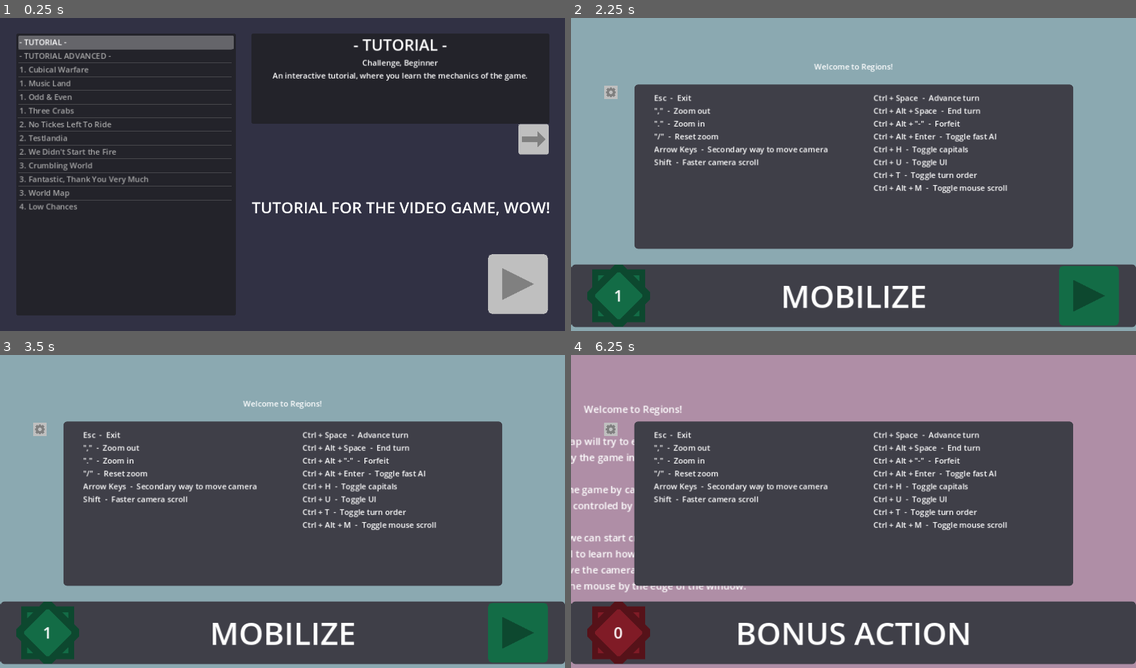
Above: before the commit, frames 1-4 (two rows, left to right).
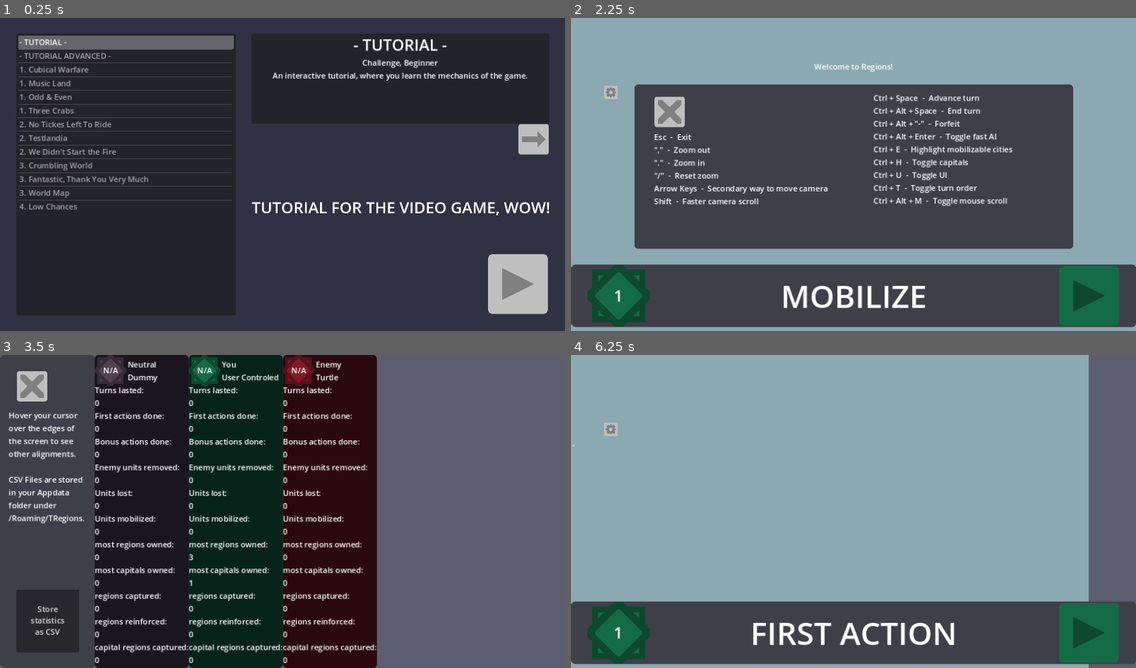
Above: after the commit, the same moments.

Repository: Tab-e-n/tabin_regions
Game: Godot game, scene res://setup_scene.tscn
Same seed, same stepped clock (60 frames per second), same inputs: the game is played once before the commit and once after it.
Inputs (mouse positions are in pixels of both pictures, inside the frame that each line leads up to):
- Up to frame 1 (0.25 s): no input
- Up to frame 2 (2.25 s): click (1090, 284) at 0.5 s; click (1090, 296) at 1.25 s; click (610, 93) at 2 s
- Up to frame 3 (3.5 s): click (96, 448) at 2.77 s
- Up to frame 4 (6.25 s): click (604, 386) at 3.52 s; click (1090, 621) at 4.27 s; tap Enter at 5 s; move the mouse to (977, 495) at 5.02 s; hold Right (right) 5.03-5.78 s; hold Shift (shift) 5.03-5.78 s; click (977, 495) at 5.17 s; move the mouse to (740, 527) at 5.77 s; hold Down (down) from 5.78 s (still down); tap . (zoom_in) at 5.85 s; click (740, 527) at 5.92 s

The runs differ from the first frame. In frame 1, less than 0.1% of the frame differs, in the area x 91-92%, y 34-35%; in frame 2, 2.9%; in frame 3, 95%, in the area x 0-100%, y 0-100%; in frame 4, 85%.

Commit message:
More Mouse Control, CSV stats export

Diff:
--- a/AI/AIControler.gd
+++ b/AI/AIControler.gd
@@ -11,6 +11,7 @@
 var thinking_timer : float = THINKING_TIMER_DEFAULT
 
 enum {CONTROLER_USER, CONTROLER_DEFAULT, CONTROLER_TURTLE, CONTROLER_NEURAL, CONTROLER_CHEATER, CONTROLER_DUMMY}
+const CONTROLER_NAMES : Array = ["User Controled", "Simple", "Turtle", "Neural", "Cheater", "Dummy"]
 const PACKED_CONTROLERS : Array = [
 	null, # CONTROLER_USER (can be just null)
 	preload("res://AI/AINormal.gd"), # CONTROLER_DEFAULT
@@ -19,6 +20,7 @@
 	preload("res://AI/AINormal.gd"), # CONTROLER_CHEATER
 	preload("res://AI/AIDummy.gd") # CONTROLER_DUMMY
 ]
+
 
 var current_alignment : int
 var current_controler : int
--- a/GameCamera.gd
+++ b/GameCamera.gd
@@ -179,12 +179,12 @@
 
 	if Input.is_action_just_pressed("escape"):
 		if LeaveMessage.visible:
-			get_tree().change_scene_to_file("res://stats.tscn")
+			leave()
 		LeaveMessage.visible = true
 	if win_timer > 0:
 		win_timer -= delta
 		if win_timer <= 0:
-			get_tree().change_scene_to_file("res://stats.tscn")
+			leave()
 			return
 
 	if hovering_advance_turn or hovering_turn_order:
@@ -417,3 +417,7 @@
 
 func hide_attacks():
 	Attacks.visible = false
+
+
+func leave():
+	get_tree().change_scene_to_file("res://stats.tscn")
--- a/GameStats.gd
+++ b/GameStats.gd
@@ -1,7 +1,7 @@
 extends Node
 
 
-var default_stats : Dictionary = {
+var DEFAULT_STATS : Dictionary = {
 	"alignment name" : "",
 	"align color" : Color(0, 0, 0, 0),
 	"controler" : 0,
@@ -26,7 +26,7 @@
 	stats.clear()
 	stats.resize(align_amount)
 	for i in range(align_amount):
-		stats[i] = default_stats.duplicate()
+		stats[i] = DEFAULT_STATS.duplicate()
 
 
 func stat_exists(align : int, key : String) -> bool:
@@ -57,3 +57,38 @@
 	if not stat_exists(align, key):
 		return null
 	return stats[align][key]
+
+
+func stat_keys_as_strings() -> PackedStringArray:
+	return DEFAULT_STATS.keys()
+
+
+func stats_as_strings(align : int) -> PackedStringArray:
+	var str_stats : PackedStringArray = []
+	for i in DEFAULT_STATS.keys():
+		if i in ["alignment name", "placement"]:
+			str_stats.append(stats[align][i])
+		elif i == "align color":
+			str_stats.append("#" + stats[align][i].to_html(false))
+		elif i == "controler":
+			str_stats.append(AIControler.CONTROLER_NAMES[stats[align][i]])
+		else:
+			str_stats.append(String.num(stats[align][i]))
+
+	return str_stats
+
+
+func save_as_csv(file_name : String):
+	if FileAccess.file_exists("user://" + file_name + ".csv"):
+		var i : int = 1
+		while FileAccess.file_exists("user://" + file_name + str(i) + ".csv"):
+			i += 1
+		file_name += str(i)
+
+	var file = FileAccess.open("user://" + file_name + ".csv", FileAccess.WRITE)
+
+	file.store_csv_line(stat_keys_as_strings())
+	for i in range(stats.size()):
+		file.store_csv_line(stats_as_strings(i))
+
+	file.close()
--- a/Maps/3._World_Map.tscn
+++ b/Maps/3._World_Map.tscn
@@ -861,6 +861,7 @@
 
 [node name="Atlantis" type="Polygon2D" parent="."]
 position = Vector2(-1464, -648)
+color = Color(0.384314, 0.341176, 0.458824, 1)
 polygon = PackedVector2Array(-8, -80, -32, -80, -64, -72, -80, -72, -96, -56, -96, -32, -104, -8, -88, 16, -64, 24, -40, 48, -32, 72, -8, 104, 0, 128, 48, 136, 64, 96, 72, 80, 64, 40, 56, 16, 64, -16, 56, -40)
 script = ExtResource("3_b6jsf")
 is_capital = true
@@ -1698,6 +1699,7 @@
 
 [node name="Guam" type="Polygon2D" parent="."]
 position = Vector2(2272, -424)
+color = Color(0.384314, 0.341176, 0.458824, 1)
 offset = Vector2(-32, 32)
 polygon = PackedVector2Array(-24, 32, -16, 40, -16, 32)
 script = ExtResource("3_b6jsf")
@@ -1712,6 +1714,7 @@
 
 [node name="Vanuatu" type="Polygon2D" parent="."]
 position = Vector2(2672, 264)
+color = Color(0.384314, 0.341176, 0.458824, 1)
 polygon = PackedVector2Array(-40, 8, -24, 8, -16, 32, -8, 32, -16, 16, -8, 8, 0, 16, 0, 112, -8, 104, 0, 96, 0, 48, -16, 48, -24, 32, -40, 16)
 script = ExtResource("3_b6jsf")
 
@@ -1987,6 +1990,7 @@
 
 [node name="Sandwich" type="Polygon2D" parent="."]
 position = Vector2(-1160, 1136)
+color = Color(0.384314, 0.341176, 0.458824, 1)
 polygon = PackedVector2Array(-32, -8, -24, 0, -16, 0, 8, 16, 16, 16, 16, 8, 8, 0, -8, -8)
 script = ExtResource("3_b6jsf")
 
@@ -2173,7 +2177,6 @@
 polygon = PackedVector2Array(32, -64, -24, -64, -24, -24, -40, 8, -8, 8, 0, 24, 16, 24, 32, 16, 32, 0, 40, -16, 0, -16, 24, -40)
 script = ExtResource("3_b6jsf")
 alignment = 21
-power = 0
 
 [node name="Texas" type="Polygon2D" parent="."]
 position = Vector2(-2432, -752)
@@ -2181,23 +2184,25 @@
 polygon = PackedVector2Array(-128, -8, -128, 0, -112, 16, -112, 40, -96, 48, -72, 32, -48, 32, -40, 72, -32, 104, -16, 112, 0, 112, 0, 96, 8, 80, 24, 64, 40, 64, 64, 40, 96, 32, 112, 0, 112, -40, 104, -40, 88, -48, 48, -48, 40, -56, 16, -56, 8, -64, 24, -104, -32, -104, -64, -8)
 script = ExtResource("3_b6jsf")
 alignment = 21
+power = 0
 is_capital = true
 
 [node name="Virginia" type="Polygon2D" parent="."]
-position = Vector2(-1992, -888)
+position = Vector2(-2032, -880)
 color = Color(0.247059, 0.0235294, 0.156863, 1)
+offset = Vector2(40, -8)
 polygon = PackedVector2Array(-112, 24, 32, 24, 24, -8, 16, -16, 16, -32, 0, -32, -24, -16, -40, -8, -56, 8, -72, 16, -80, 8)
 script = ExtResource("3_b6jsf")
 alignment = 21
 power = 0
 
 [node name="West Marylaware" type="Polygon2D" parent="."]
-position = Vector2(-2040, -904)
-color = Color(0.247059, 0.0235294, 0.156863, 1)
+position = Vector2(-1960, -912)
+color = Color(0.129412, 0.215686, 0.458824, 1)
+offset = Vector2(-80, 8)
 polygon = PackedVector2Array(-32, 24, -32, 16, -40, 8, -40, 0, -24, -8, -16, -16, -8, -16, 8, -32, 16, -24, 72, -32, 104, -16, 104, 0, 80, 8, 80, 0, 72, -8, 72, 8, 64, 0, 64, -16, 48, -16, 24, 0, 8, 8, -8, 24, -24, 32)
 script = ExtResource("3_b6jsf")
-alignment = 21
-power = 0
+alignment = 8
 
 [node name="North-East Coast of USA" type="Polygon2D" parent="."]
 position = Vector2(-1816, -1040)
@@ -2216,8 +2221,9 @@
 is_capital = true
 
 [node name="Pennsylvania" type="Polygon2D" parent="."]
-position = Vector2(-1968, -960)
+position = Vector2(-1984, -968)
 color = Color(0.129412, 0.215686, 0.458824, 1)
+offset = Vector2(16, 8)
 polygon = PackedVector2Array(-64, 24, -40, -32, -32, -32, -32, -24, 40, -24, 56, -16, 56, -8, 40, 8, 40, 24, 16, 32, 0, 24, -56, 32)
 script = ExtResource("3_b6jsf")
 alignment = 8
@@ -2262,7 +2268,6 @@
 polygon = PackedVector2Array(-32, -32, -48, 32, 16, 32, 40, 0, 48, -16, 40, -32)
 script = ExtResource("3_b6jsf")
 alignment = 21
-power = 0
 
 [node name="Oklahoma" type="Polygon2D" parent="."]
 position = Vector2(-2368, -832)
@@ -2329,7 +2334,6 @@
 color = Color(0.384314, 0.341176, 0.458824, 1)
 polygon = PackedVector2Array(-88, 56, -72, 56, -64, 48, 40, 48, 72, -48, 72, -56, -32, -56)
 script = ExtResource("3_b6jsf")
-power = 0
 
 [node name="Colorado" type="Polygon2D" parent="."]
 position = Vector2(-2488, -904)
@@ -2419,7 +2423,6 @@
 polygon = PackedVector2Array(128, -8, 104, 16, 96, 32, 104, 48, 96, 64, 80, 56, 64, 56, 64, 72, 40, 72, 24, 104, 8, 104 …(221 unchanged characters)…
 script = ExtResource("3_b6jsf")
 alignment = 27
-power = 0
 
 [node name="Central Mexico" type="Polygon2D" parent="."]
 position = Vector2(-2528, -560)
@@ -2427,7 +2430,6 @@
 polygon = PackedVector2Array(-32, 104, -16, 88, 0, 96, 24, 56, 48, 32, 56, 32, 64, 16, 72, 16, 72, -24, 80, -56, 96, -80, 80, -80, 64, -88, 56, -120, 32, -96, 24, -80, 32, -64, 24, -48, 8, -56, -8, -56, -8, -40, -32, -40, -48, -8, -64, -8, -72, -16, -80, 0, -80, 24, -88, 48, -88, 64, -56, 96)
 script = ExtResource("3_b6jsf")
 alignment = 27
-power = 2
 is_capital = true
 
 [node name="South Mexico" type="Polygon2D" parent="."]
@@ -2489,6 +2491,7 @@
 polygon = PackedVector2Array(-176, 32, -160, 16, -144, -8, -120, -40, 40, -120, 64, -104, 80, -96, 88, -88, 112, -96, 1 …(347 unchanged characters)…
 script = ExtResource("3_b6jsf")
 alignment = 11
+power = 2
 is_capital = true
 
 [node name="Manitoba" type="Polygon2D" parent="."]
--- a/main.tscn
+++ b/main.tscn
@@ -11,6 +11,7 @@
 [ext_resource type="Texture2D" uid="uid://b83fxlgeqmrwf" path="res://Sprites/turn_order_players.png" id="9_gke1b"]
 [ext_resource type="Texture2D" uid="uid://c2duva1ycjs8u" path="res://Sprites/city.png" id="10_5d75i"]
 [ext_resource type="Texture2D" uid="uid://66jp7txq175w" path="res://Sprites/capital.png" id="11_i48c4"]
+[ext_resource type="Texture2D" uid="uid://bht6umkfovrvf" path="res://Sprites/exit.png" id="12_st2cf"]
 
 [sub_resource type="StyleBoxFlat" id="StyleBoxFlat_lm2d1"]
 bg_color = Color(0.247059, 0.247059, 0.282353, 1)
@@ -141,6 +142,7 @@
 texture_normal = ExtResource("7_6wsra")
 
 [node name="player_info" type="Panel" parent="GameCamera/UI"]
+visible = false
 layout_mode = 0
 offset_left = 472.0
 offset_top = 112.0
@@ -204,7 +206,7 @@
 [node name="keys1" type="Label" parent="GameCamera/UI/pause"]
 layout_mode = 0
 offset_left = 40.0
-offset_top = 16.0
+offset_top = 96.0
 offset_right = 408.0
 offset_bottom = 320.0
 text = "Esc  -  Exit
@@ -226,11 +228,20 @@
 Ctrl + Alt + Space  -  End turn
 Ctrl + Alt + \"-\"  -  Forfeit
 Ctrl + Alt + Enter  -  Toggle fast AI
+Ctrl + E  -  Highlight mobilizable cities
 Ctrl + H  -  Toggle capitals
 Ctrl + U  -  Toggle UI
 Ctrl + T  -  Toggle turn order
 Ctrl + Alt + M  -  Toggle mouse scroll"
 clip_text = true
+
+[node name="leave" type="TextureButton" parent="GameCamera/UI/pause"]
+layout_mode = 0
+offset_left = 40.0
+offset_top = 24.0
+offset_right = 80.0
+offset_bottom = 64.0
+texture_normal = ExtResource("12_st2cf")
 
 [node name="win" type="Label" parent="GameCamera/UI"]
 visible = false
@@ -264,3 +275,5 @@
 z_index = 25
 color = Color(0.137255, 0.137255, 0.137255, 1)
 polygon = PackedVector2Array(-32, 64, 0, 32, 32, 64, 64, 32, 32, 0, 64, -32, 32, -64, 0, -32, -32, -64, -64, -32, -32, 0, -64, 32)
+
+[connection signal="pressed" from="GameCamera/UI/pause/leave" to="GameCamera" method="leave"]
--- a/project.godot
+++ b/project.godot
@@ -12,6 +12,7 @@
 
 config/name="Regions"
 run/main_scene="res://setup_scene.tscn"
+config/custom_user_dir_name="TRegions"
 config/features=PackedStringArray("4.0", "GL Compatibility")
 config/icon="res://icon.svg"
 
--- a/stats.tscn
+++ b/stats.tscn
@@ -1,20 +1,26 @@
-[gd_scene load_steps=2 format=3 uid="uid://dl73eme14hwup"]
+[gd_scene load_steps=4 format=3 uid="uid://dl73eme14hwup"]
+
+[ext_resource type="StyleBox" uid="uid://l8vkqqi4prkx" path="res://Styles/style_label_normal_box.tres" id="1_8movm"]
+[ext_resource type="Texture2D" uid="uid://bht6umkfovrvf" path="res://Sprites/exit.png" id="2_y6cxs"]
 
 [sub_resource type="GDScript" id="GDScript_6r6wn"]
 script/source = "extends Node2D
 
-var controlers : Array = [\"User Controled\", \"Simple\", \"Turtle\", \"Neural\", \"Cheater\", \"No One\"]
 
 @onready var window_size : Vector2 = get_viewport_rect().size
 
+
 const farthest_left : int = 576
+
+
 var farthest_right : int = 576
 
 var input_processing_buffer : float = 1
 
+
 func _ready():
 	# bad code inbound
-	var pos : int = 0
+	var pos : int = 1
 	var size : int = GameStats.stats.size()
 	for placement in range(size + 1):
 		for stats in GameStats.stats:
@@ -70,7 +76,7 @@
 	columb.size = Vector2(192, 192)
 	columb.position.x = 192 * pos
 	var funny_spacing_value : String = \"                \"
-	columb.text = funny_spacing_value + stats[\"alignment name\"] + \"\\n\" + funny_spacing_value + controlers[stats[\"controler\"]]
+	columb.text = funny_spacing_value + stats[\"alignment name\"] + \"\\n\" + funny_spacing_value + AIControler.CONTROLER_NAMES[stats[\"controler\"]]
 	columb.text += \"\\nTurns lasted:\\n\" + String.num(stats[\"turns lasted\"])
 	columb.text += \"\\nFirst actions done:\\n\" + String.num(stats[\"first actions done\"])
 	columb.text += \"\\nBonus actions done:\\n\" + String.num(stats[\"bonus actions done\"])
@@ -86,14 +92,11 @@
 	$columbs.add_child(columb)
 
 
-func _input(event):
-	if event is InputEventMouseButton and input_processing_buffer <= 0:
-		if event.pressed:
-			get_tree().change_scene_to_file(\"res://setup_scene.tscn\")
-
 func _physics_process(delta):
 	if input_processing_buffer > 0:
 		input_processing_buffer -= delta
+	elif Input.is_action_just_pressed(\"escape\"):
+		leave()
 
 	var mouse_position = get_viewport().get_mouse_position()
 	var move_speed = 8
@@ -108,6 +111,15 @@
 		$cam.position.x -= move_speed
 		if $cam.position.x < farthest_left:
 			$cam.position.x = farthest_left
+
+
+func _on_csv_pressed():
+	var map_name : String = MapSetup.current_map_name.trim_suffix(\".tscn\")
+	GameStats.save_as_csv(map_name.replace(\"_\", \" \"))
+
+
+func leave():
+	get_tree().change_scene_to_file(\"res://setup_scene.tscn\")
 "
 
 [node name="Stats" type="Node2D"]
@@ -115,5 +127,48 @@
 
 [node name="columbs" type="Node2D" parent="."]
 
+[node name="buttons" type="Panel" parent="."]
+offset_right = 192.0
+offset_bottom = 640.0
+theme_override_styles/panel = ExtResource("1_8movm")
+
+[node name="leave" type="TextureButton" parent="buttons"]
+layout_mode = 0
+offset_left = 32.0
+offset_top = 32.0
+offset_right = 96.0
+offset_bottom = 96.0
+texture_normal = ExtResource("2_y6cxs")
+
+[node name="csv" type="Button" parent="buttons"]
+layout_mode = 0
+offset_left = 32.0
+offset_top = 480.0
+offset_right = 160.0
+offset_bottom = 608.0
+text = "Store
+statistics
+as CSV"
+
+[node name="expo" type="Label" parent="buttons"]
+layout_mode = 0
+offset_left = 16.0
+offset_top = 112.0
+offset_right = 176.0
+offset_bottom = 464.0
+text = "Hover your cursor
+over the edges of
+the screen to see
+other alignments.
+
+CSV Files are stored
+in your Appdata
+folder under
+/Roaming/TRegions."
+clip_text = true
+
 [node name="cam" type="Camera2D" parent="."]
 position = Vector2(576, 320)
+
+[connection signal="pressed" from="buttons/leave" to="." method="leave"]
+[connection signal="pressed" from="buttons/csv" to="." method="_on_csv_pressed"]
Binary file added: Sprites/exit.png
Not shown, added: Sprites/exit.png.import
Binary file changed: Sprites/next.png
Not shown: 1 places in main.tscn that only renumber resources
